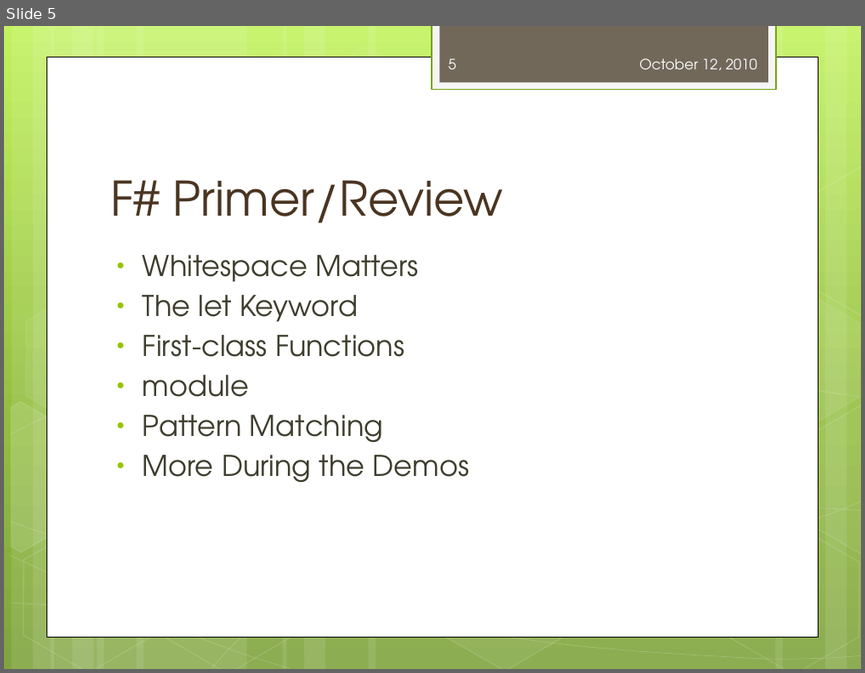
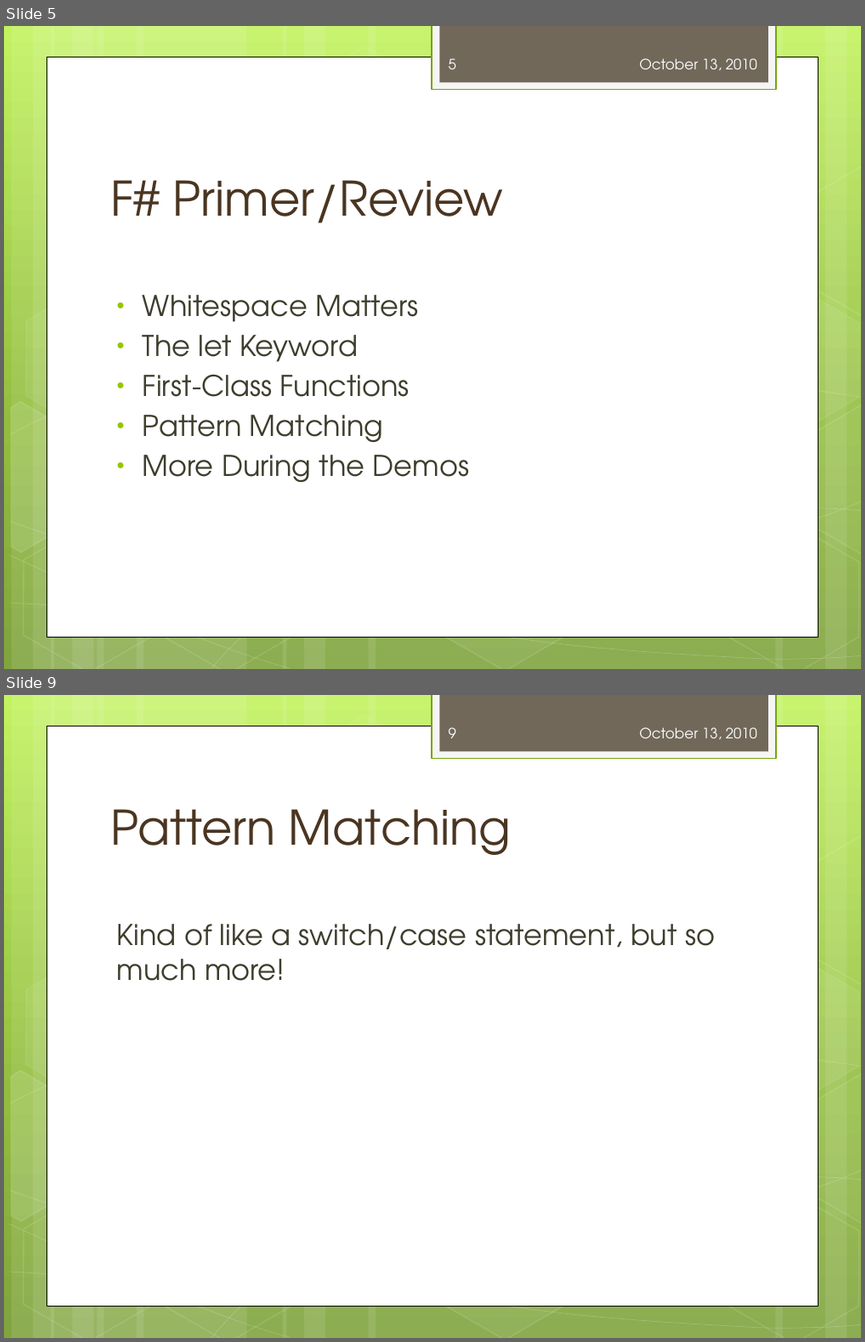
Before and after one commit to dmohl/GettingStartedWithWebDevInFSharpPresentation, a slide deck: Getting Started with Web Development in F#.pptx. Shown one above the other, each under a label of ours: slide 5 before the commit, slides 5 and 9 after it; the slides between them are not shown. The pictures are 865x673 and 865x1342 pixels, drawn with LibreOffice and Linux fonts; fonts in the diff are those of the drawing. Boxes give left, top, right and bottom in pixels: in the first picture for what was removed or moved away, otherwise in the second. Text is boxed around its words. In the diff, an @@ line names an element or a change of style, - is before the commit and + after.

```diff
--- a/Getting Started with Web Development in F#.pptx
+++ b/Getting Started with Web Development in F#.pptx
@@ slide 9 added at <box>4,695,861,1338</box>, background gradient #C3F35F to #93BF3F to #81A53E; not listed: 31 template elements that a slide beside it also shows @@
@@ page number added at <box>449,727,456,738</box>, 12 pt, text #FEFEFE @@
+9
@@ text added at <box>639,727,757,739</box>, 12 pt, text #FEFEFE @@
+October 13, 2010
@@ title added at <box>110,809,511,855</box>, 40 pt, text #4A3622 @@
+Pattern Matching
@@ text added at <box>117,924,715,981</box>, 24 pt, text #3E3D2D @@
+Kind of like a switch/case statement, but so much more!
@@ slide 5 changed as well @@
@@ text at <box>639,58,757,70</box>: text changed @@
-October 12, 2010
+October 13, 2010
@@ text at <box>143,374,409,397</box>: text changed @@
-• First-class Functions
-• module
+• First-Class Functions
```
Also in this commit, not shown: 11 other slides changed, 3 other slides added, 5 slides removed.
